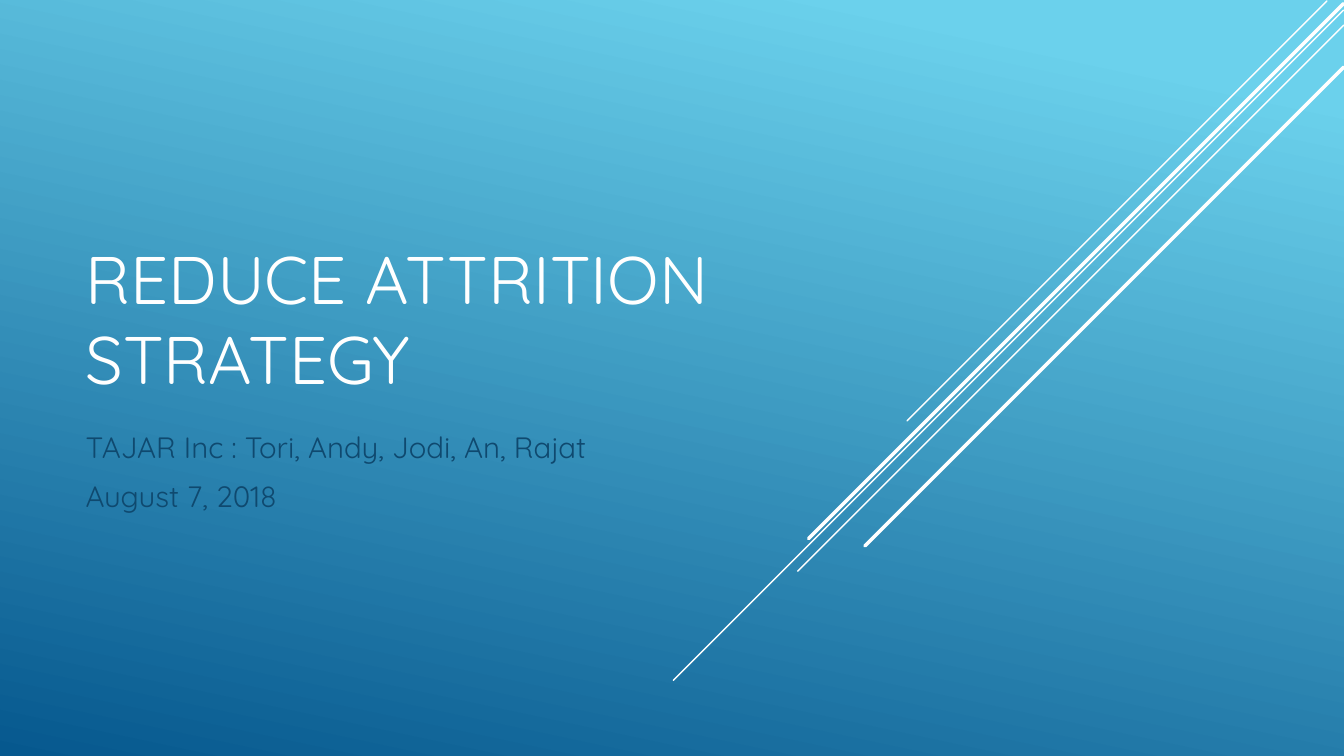
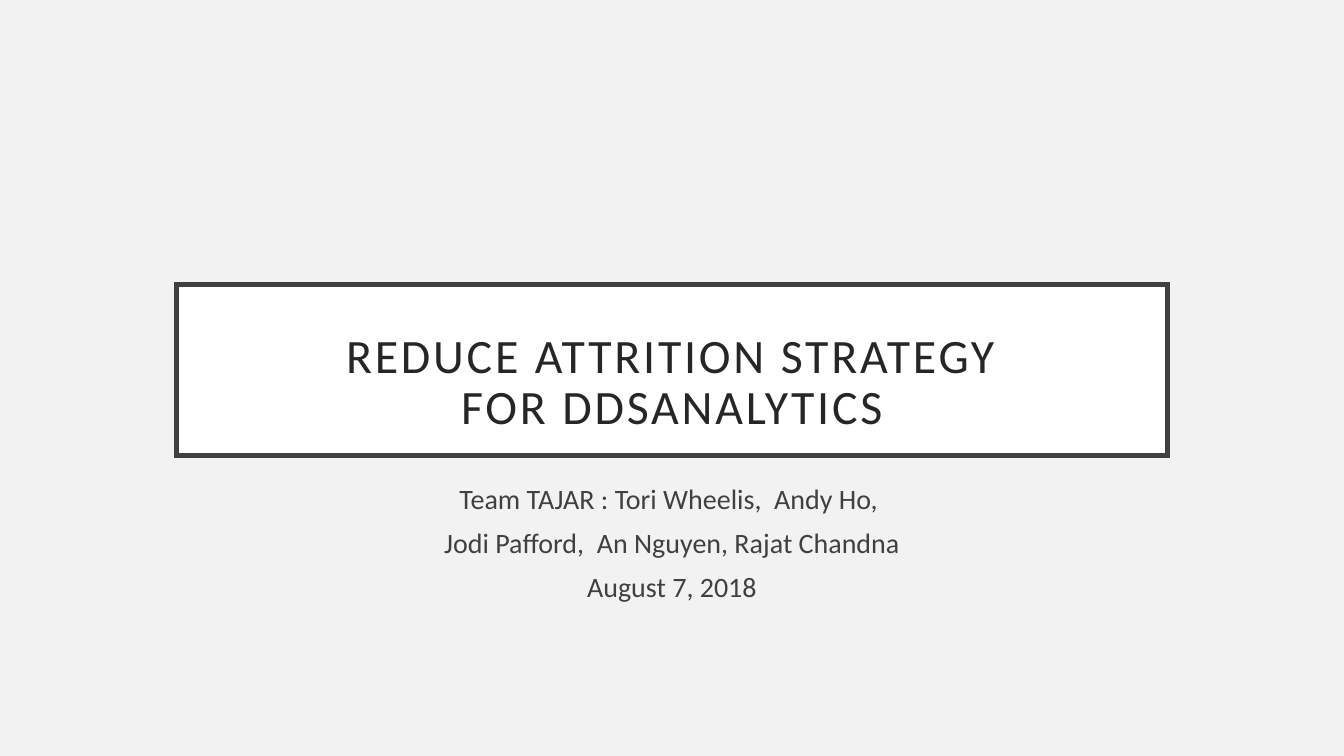
Before and after one commit to R-Chandna/MSDS6306_CaseStudy_2, a slide deck: slide 1 of Attrition_Case_Study_2_pptx_TAJAR_IP.pptx. Drawn at 1344x756 pixels with LibreOffice and Linux fonts; fonts in the diff are those of the drawing. Boxes give left, top, right and bottom in pixels: in the first picture for what was removed or moved away, otherwise in the second. Text is boxed around its words. In the diff, an @@ line names an element or a change of style, - is before the commit and + after.

```diff
--- a/Attrition_Case_Study_2_pptx_TAJAR_IP.pptx
+++ b/Attrition_Case_Study_2_pptx_TAJAR_IP.pptx
@@ background gradient #6ED2EB to #06588E to #F2F2F2 @@
@@ line removed from (1344, 10) to (674, 681) @@
@@ line removed from (1344, 25) to (798, 572) @@
@@ line removed from (1344, 4) to (809, 538) @@
@@ line removed from (1327, 1) to (907, 421) @@
@@ line removed from (1344, 68) to (865, 546) @@
@@ title "REDUCE ATTRITION STRATEGY FOR DDSANALYTICS" resized from (x1=86, y1=256, x2=708, y2=385) to (x1=176, y1=284, x2=1168, y2=456) @@
@@ title "REDUCE ATTRITION STRATEGY FOR DDSANALYTICS" at (x1=176, y1=284, x2=1168, y2=456): fill none to #FFFFFF; outline none to #404040 3 pt @@
@@ title at (x1=346, y1=342, x2=994, y2=425): text changed; size 48 to 34.2 pt; font Quicksand to Calibri; text colour #FFFFFF to #262626 @@
-REDUCE ATTRITION STRATEGY
+REDUCE ATTRITION STRATEGY
+FOR DDSANALYTICS
@@ subtitle "Team TAJAR : Tori Wheelis, ..." moved from (x1=86, y1=436, x2=586, y2=513) to (x1=444, y1=489, x2=900, y2=602) @@
@@ subtitle at (x1=444, y1=489, x2=900, y2=558): text changed; size 21 to 20 pt; font Quicksand to Calibri; text colour #0F496F to #404040 @@
-TAJAR Inc : Tori, Andy, Jodi, An, Rajat
+Team TAJAR : Tori Wheelis, Andy Ho,
+Jodi Pafford, An Nguyen, Rajat Chandna
@@ subtitle at (x1=587, y1=578, x2=757, y2=602): size 21 to 20 pt, font Quicksand to Calibri, text colour #0F496F to #404040 in "August 7, 2018"; alignment left to centre; line spacing 1 to 0.9 @@
```
Also in this commit, not shown: 14 other slides changed, 3 slides added, 3 slides removed.
